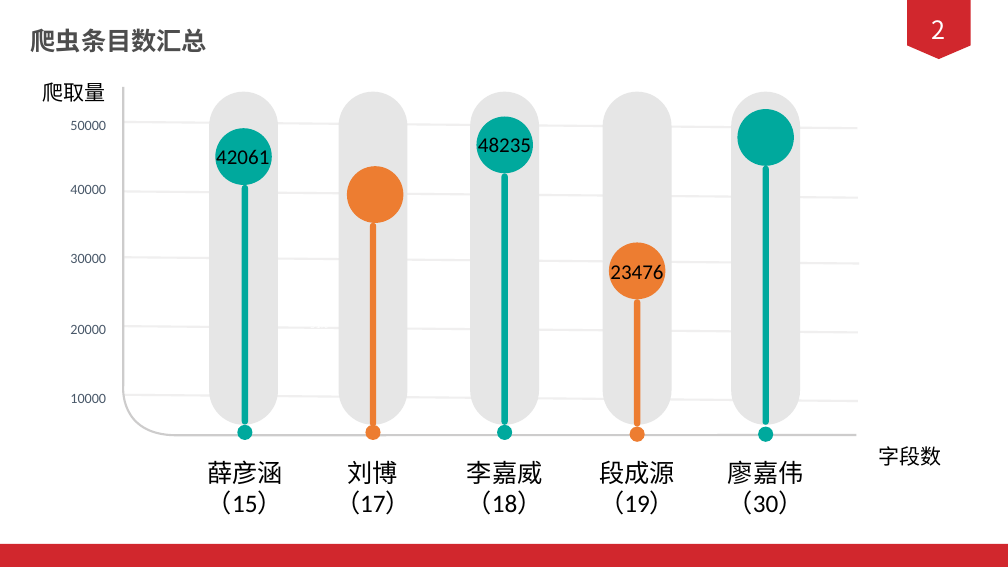
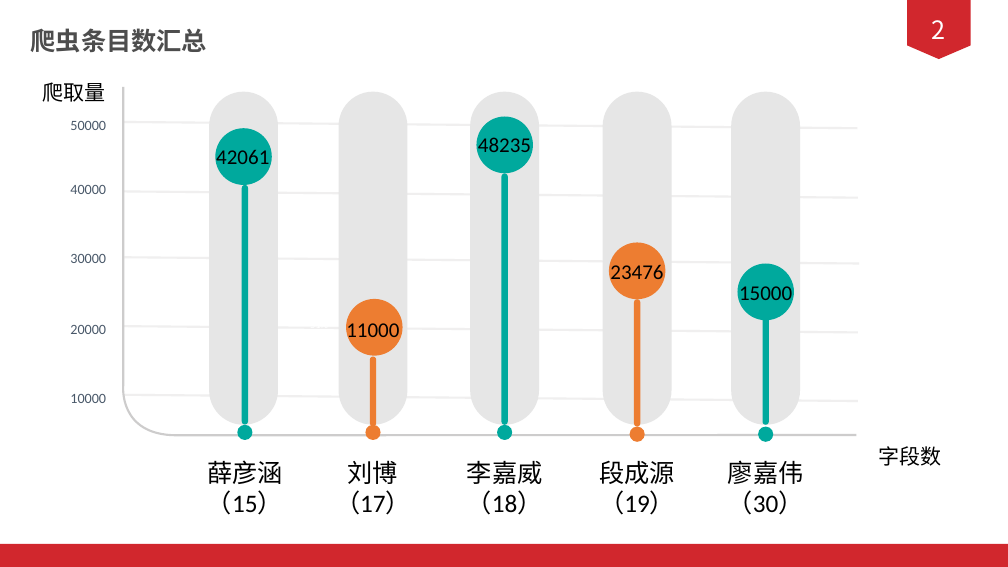
Before and after one commit to 1AKO1/2020shixun, a slide deck: slide 7 of doc/PPT/答辩ppt.pptx. Drawn at 1008x567 pixels with LibreOffice and Linux fonts; fonts in the diff are those of the drawing. Boxes give left, top, right and bottom in pixels: in the first picture for what was removed or moved away, otherwise in the second. Text is boxed around its words. In the diff, an @@ line names an element or a change of style, - is before the commit and + after.

```diff
--- a/doc/PPT/答辩ppt.pptx
+++ b/doc/PPT/答辩ppt.pptx
@@ ellipse: place and size @@
-ellipse at <box>737,109,794,166</box>
+ellipse at <box>738,264,795,321</box>
@@ ellipse: place and size @@
-ellipse at <box>347,166,404,223</box>
+ellipse at <box>346,299,403,355</box>
@@ text added at <box>739,286,792,306</box>, 20 pt, text #000000 @@
+15000
@@ text added at <box>346,320,399,344</box>, 20 pt, text #000000 @@
+11000
@@ rounded rectangle: place and size @@
-rounded rectangle at <box>763,166,769,425</box>
+rounded rectangle at <box>763,318,769,425</box>
@@ rounded rectangle: place and size @@
-rounded rectangle at <box>370,223,376,426</box>
+rounded rectangle at <box>370,357,376,426</box>
```
Also in this commit, not shown: 13 other slides changed, 1 slide added, 16 slides removed.
